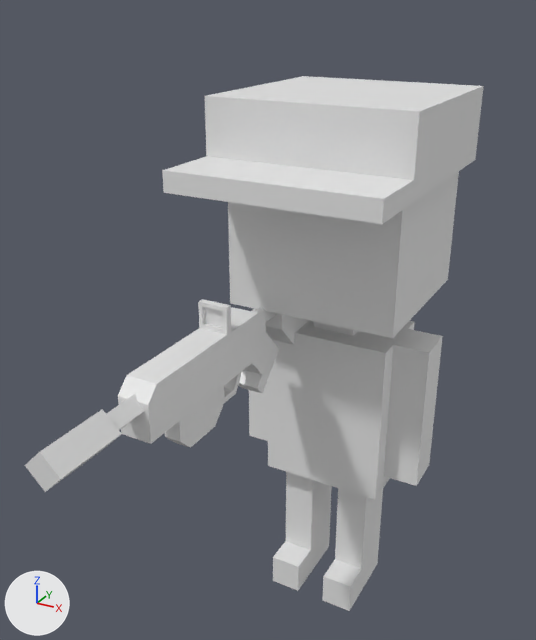
The Blender file Assets/external/Character.blend, before and after one commit.
Rendered twice from a 50 mm lens placed at (0.98, -2.34, 2.26), pointed at (-0.09, -0.4, 1.29). Lighting does not change. The marker at lower left points along +X, +Y and +Z. Materials are left out; every surface is plain grey.

Objects in the first picture: 'ar', 'character', 'character.001'.
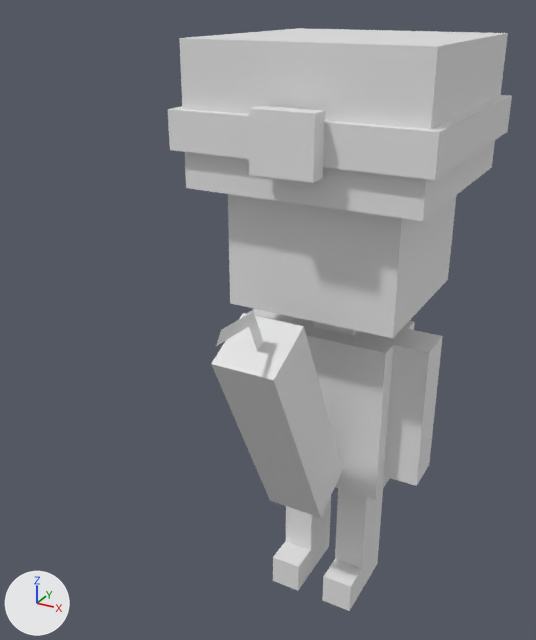
Scene script edits in JSON lines:
```json
{"op": "add", "block": "me_russian_hat", "code": ["me_russian_hat = bpy.data.meshes.new('russian hat')", "me_russian_hat.from_pydata(...)  # 40 vertices, 32 faces; spans x -0.426..0.426, y -0.059..0.392, z -0.418..0.494"]}
{"op": "add", "block": "me_tnt", "code": ["me_tnt = bpy.data.meshes.new('tnt')", "me_tnt.from_pydata(...)  # 15 vertices, 8 faces; spans x -0.104..0.103, y -0.414..0.613, z -0.104..0.17"]}
{"op": "add", "block": "ob_ar", "code": "ob_ar.hide_set(True)"}
{"op": "add", "block": "ob_character_001", "code": "ob_character_001.hide_set(True)"}
{"op": "add", "block": "ob_russian_hat", "code": ["ob_russian_hat = bpy.data.objects.new('russian hat', me_russian_hat)", "ob_russian_hat.location = (0.0, 0.0, 1.744)", "ob_russian_hat.rotation_euler = (1.571, 0.0, 0.0)  # degrees (90, 0, 0)"]}
{"op": "add", "block": "ob_tnt", "code": ["ob_tnt = bpy.data.objects.new('tnt', me_tnt)", "ob_tnt.location = (0.0, -0.456, 0.957)", "ob_tnt.rotation_euler = (2.03, 0.0, 0.0)  # degrees (116, 0, 0)"]}
```

Changed parts and their boxes [x1, y1, x2, y2] in the pictures (536 x 640 px):
```json
{"object": "russian hat", "change": "added", "after": [168, 28, 512, 221]}
{"object": "character.001", "change": "hidden", "before": [162, 76, 484, 224]}
{"object": "ar", "change": "hidden", "before": [25, 299, 308, 492]}
{"object": "tnt", "change": "added", "after": [211, 311, 343, 518]}
```
